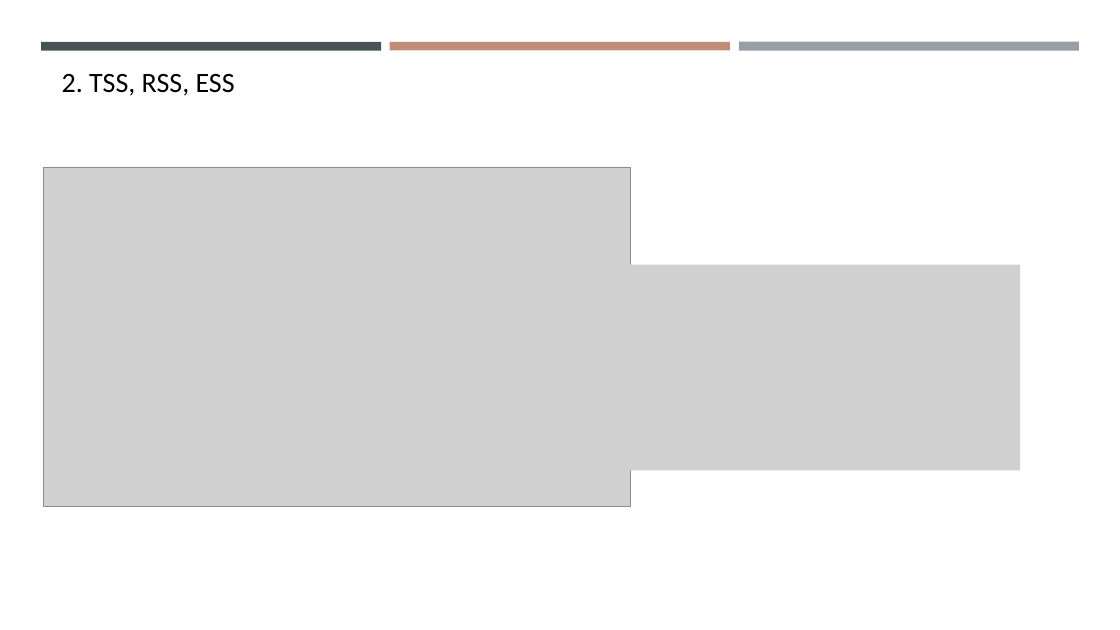
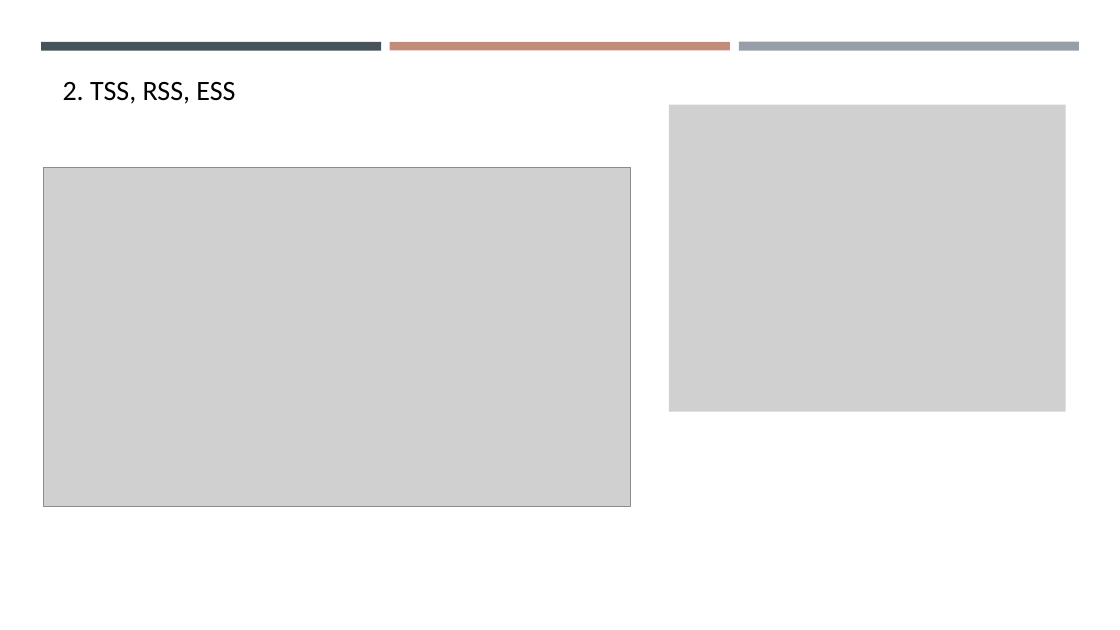
Before and after one commit to gisynw/geog-247, a slide deck: slide 11 of docs/Lectures/Week04/Week04_BivariateRegression.pptx (slide 16 before the commit). Drawn at 1120x630 pixels with LibreOffice and Linux fonts; fonts in the diff are those of the drawing; grey boxes stand for pictures. Boxes give left, top, right and bottom in pixels: in the first picture for what was removed or moved away, otherwise in the second. Text is boxed around its words. In the diff, an @@ line names an element or a change of style, - is before the commit and + after.

```diff
--- a/docs/Lectures/Week04/Week04_BivariateRegression.pptx
+++ b/docs/Lectures/Week04/Week04_BivariateRegression.pptx
@@ text "2. TSS, RSS, ESS": place and size @@
-text "2. TSS, RSS, ESS" at box(62, 74, 235, 96)
+text "2. TSS, RSS, ESS" at box(63, 82, 235, 104)
@@ picture: place and size @@
-picture at box(623, 265, 1020, 471)
+picture at box(669, 105, 1065, 412)
```
Also in this commit, not shown: 5 other slides changed, 3 slides added, 3 slides removed, 2 other files.
